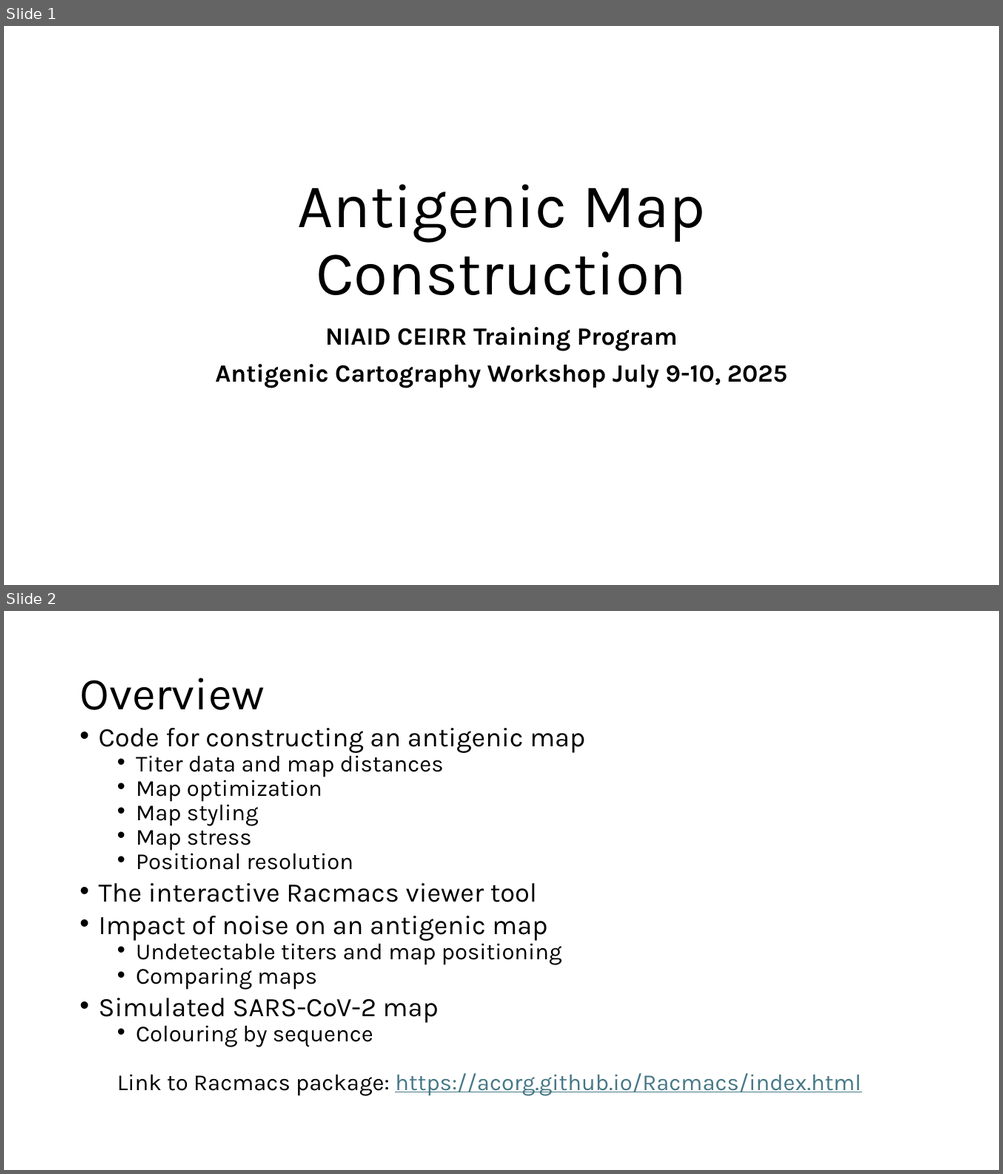
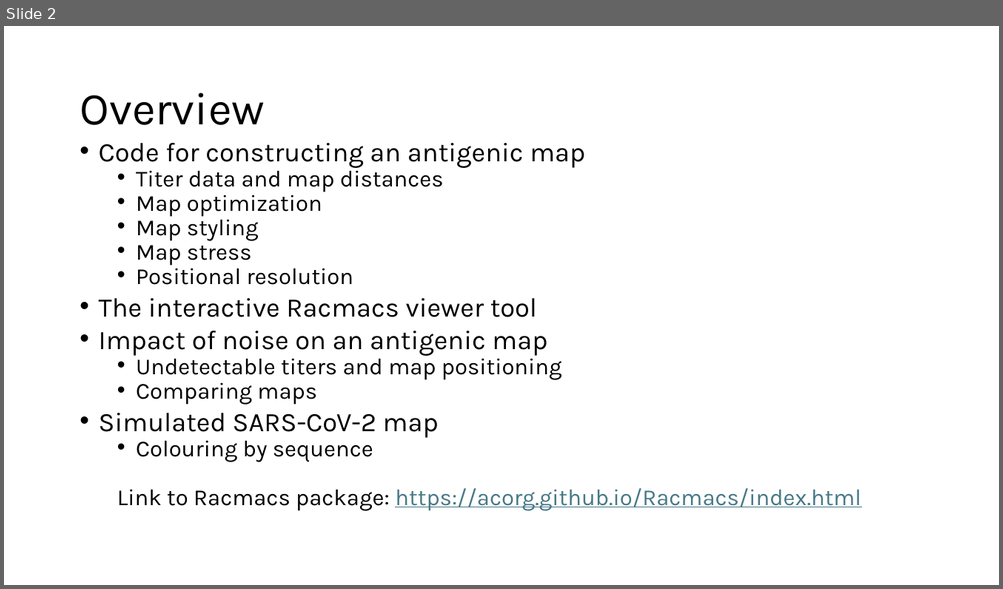
Before and after one commit to acorg/ESFLU_antigenic_cartography_training_school_2025, a slide deck: slides/01_map_construction.pptx. Shown one above the other, each under a label of ours: slides 1 and 2 before the commit, slide 2 after it. The pictures are 1003x1174 and 1003x589 pixels, drawn with LibreOffice and Linux fonts; fonts in the diff are those of the drawing. Boxes give left, top, right and bottom in pixels: in the first picture for what was removed or moved away, otherwise in the second. Text is boxed around its words. In the diff, an @@ line names an element or a change of style, - is before the commit and + after.

```diff
--- a/slides/01_map_construction.pptx
+++ b/slides/01_map_construction.pptx
@@ slide 1 removed at [4,26,999,585], background #FFFFFF @@
@@ title removed at [297,184,705,295] @@
-Antigenic Map Construction
@@ subtitle removed at [215,327,787,389] @@
-NIAID CEIRR Training Program
-Antigenic Cartography Workshop July 9-10, 2025
```
Also in this commit, not shown: 1 slide changed, 1 slide added, 2 other files.
